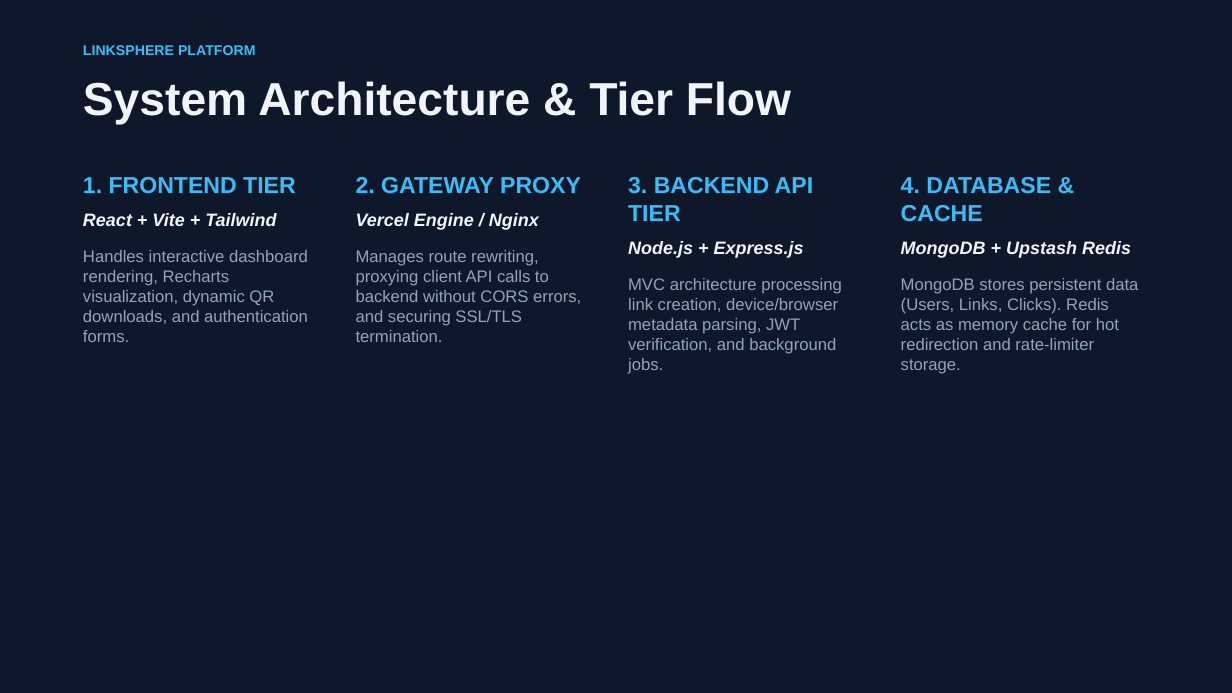
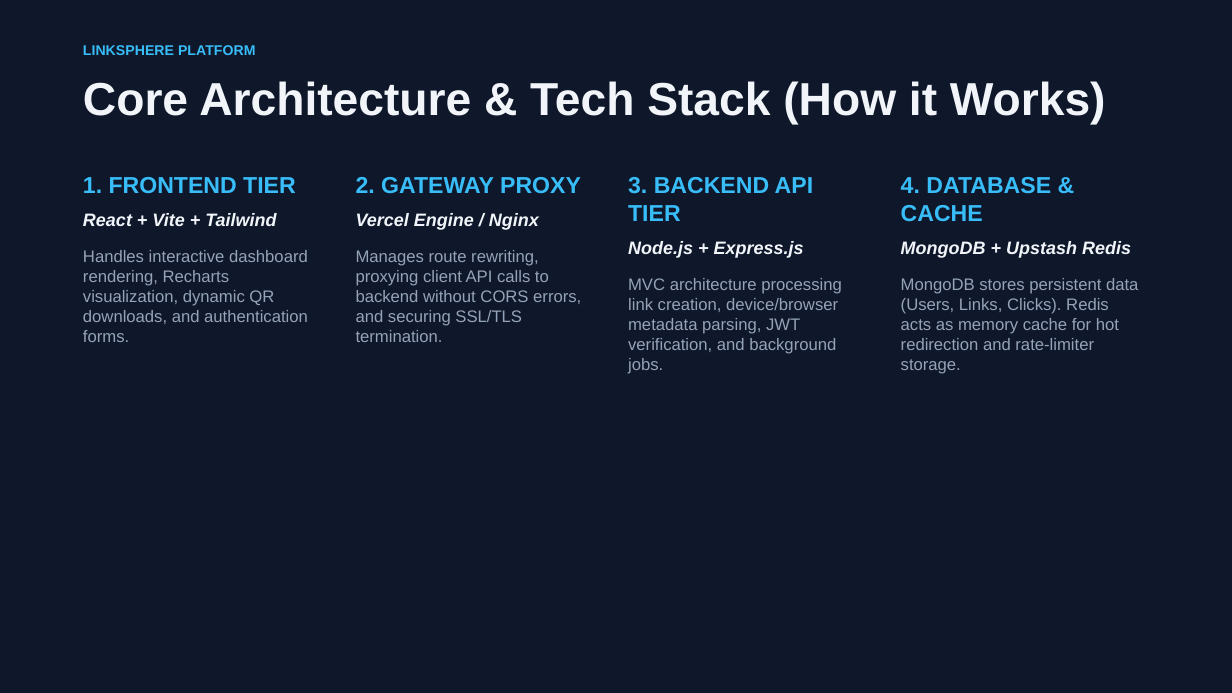
Before and after one commit to shani-kumar9661/linksphere, a slide deck: slide 3 of LinkSphere_Presentation.pptx. Drawn at 1232x693 pixels with LibreOffice and Linux fonts; fonts in the diff are those of the drawing. Boxes give left, top, right and bottom in pixels: in the first picture for what was removed or moved away, otherwise in the second. Text is boxed around its words. In the diff, an @@ line names an element or a change of style, - is before the commit and + after.

Commit message:
Update Slide 3 title to Core Architecture & Tech Stack (How it Works) in PPTX

```diff
--- a/LinkSphere_Presentation.pptx
+++ b/LinkSphere_Presentation.pptx
@@ text at (83, 81, 1106, 125): text changed @@
-System Architecture & Tier Flow
+Core Architecture & Tech Stack (How it Works)
```
Also in this commit, not shown: 1 other file.
